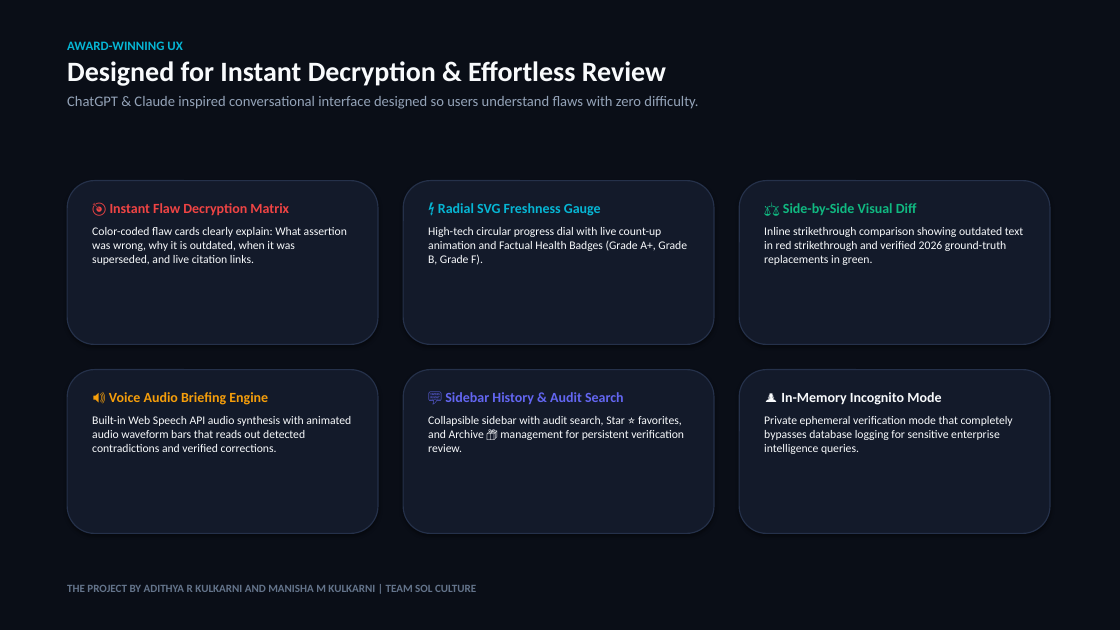
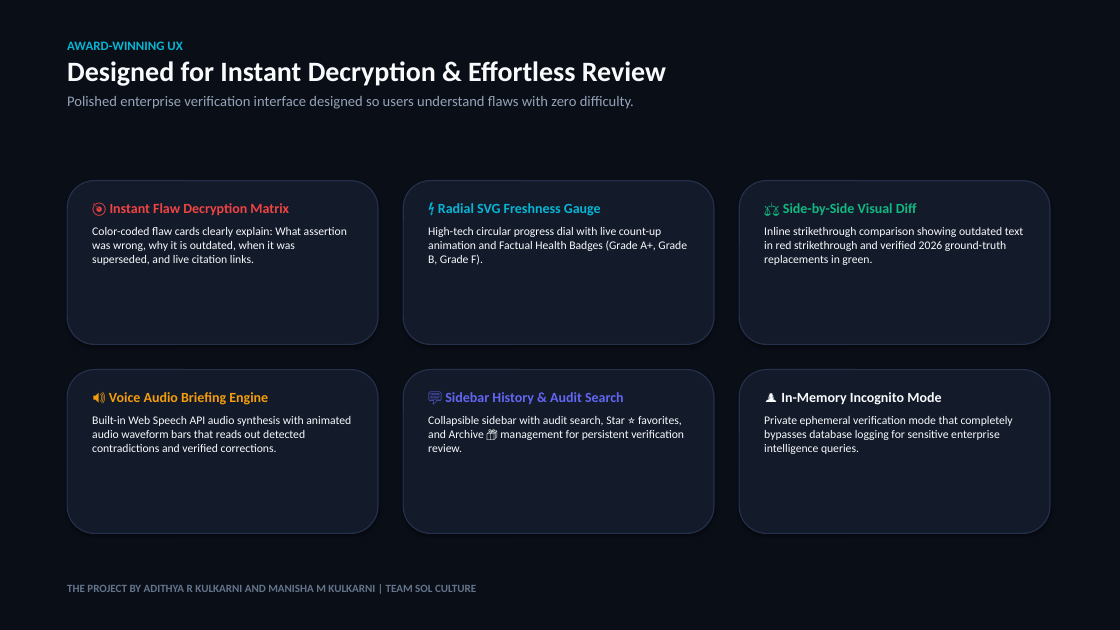
Before and after one commit to Tech-Adii/freshguard-ai, a slide deck: slide 9 of FreshGuard_AI_Pitch_Deck.pptx. Drawn at 1120x630 pixels with LibreOffice and Linux fonts; fonts in the diff are those of the drawing. Boxes give left, top, right and bottom in pixels: in the first picture for what was removed or moved away, otherwise in the second. Text is boxed around its words. In the diff, an @@ line names an element or a change of style, - is before the commit and + after.

Commit message:
docs: polish documentation and presentation terminology for enterprise submission

```diff
--- a/FreshGuard_AI_Pitch_Deck.pptx
+++ b/FreshGuard_AI_Pitch_Deck.pptx
@@ text at [67, 96, 634, 109]: text changed @@
-ChatGPT & Claude inspired conversational interface designed so users understand flaws with zero difficulty.
+Polished enterprise verification interface designed so users understand flaws with zero difficulty.
```
Also in this commit, not shown: 1 other slide changed, 4 other files.
